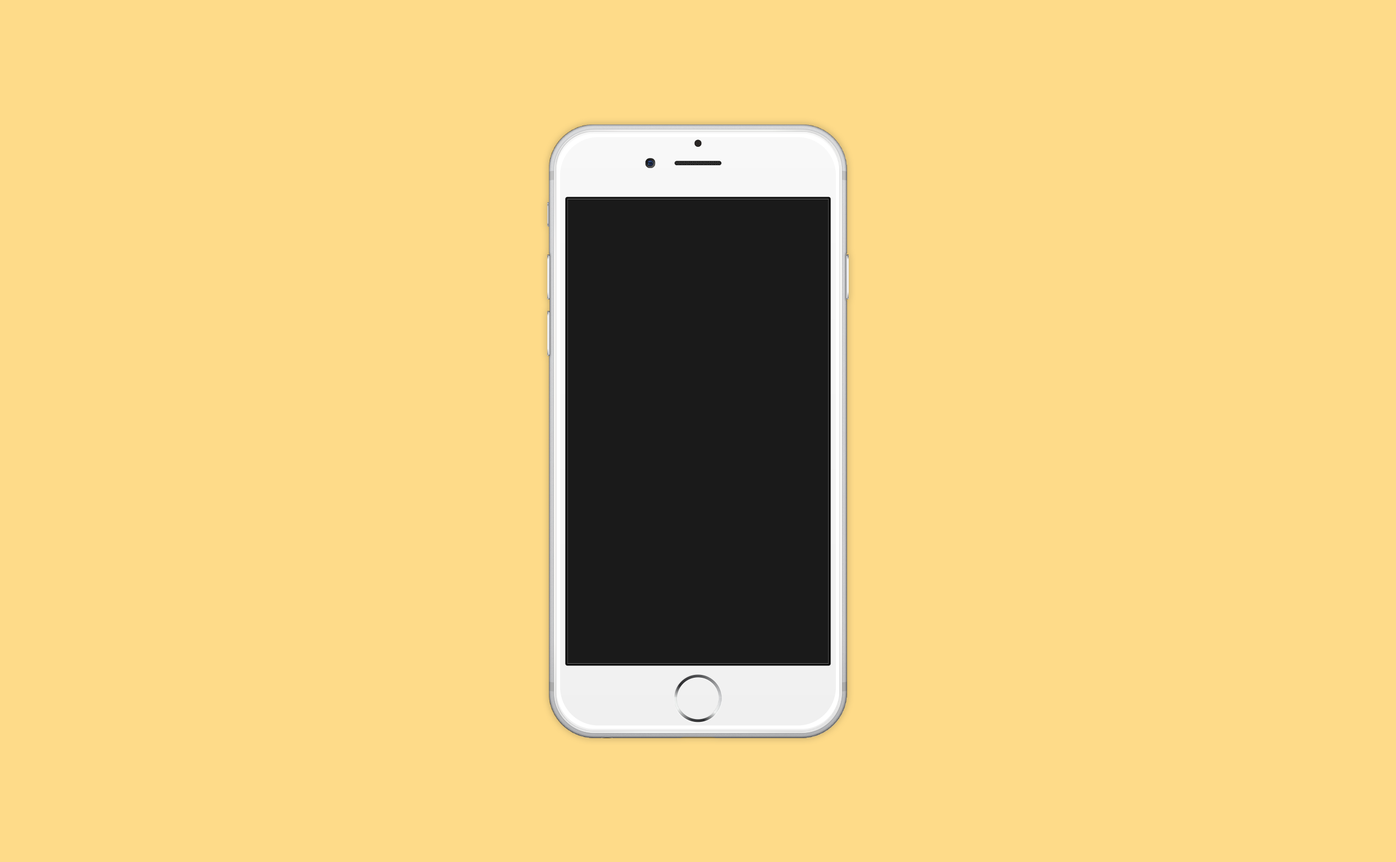
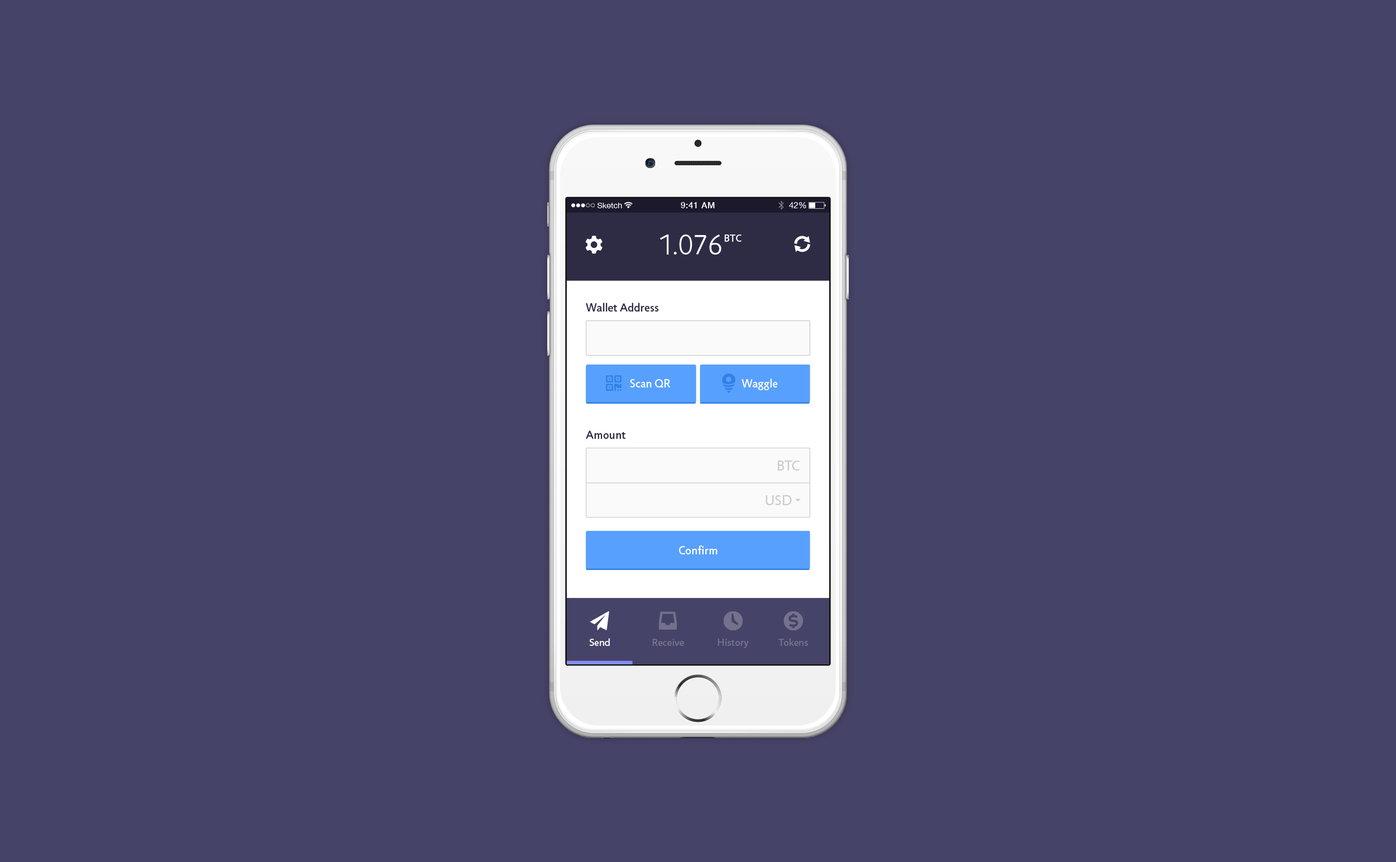
Revision of a layered 1396x862 image; what changed, layer by layer:
added layer "Vector Smart Object" (1st of 6) above "Vector Smart Object" over [566, 198, 830, 665]
added layer "Layer 3" above "Vector Smart Object" over [566, 198, 830, 665]
showed "Layer 0 copy 2" over [0, 0, 1396, 862]
showed "Layer 0 copy" over [0, 0, 1396, 862]
showed "Layer 0" over [0, 0, 1396, 862]
